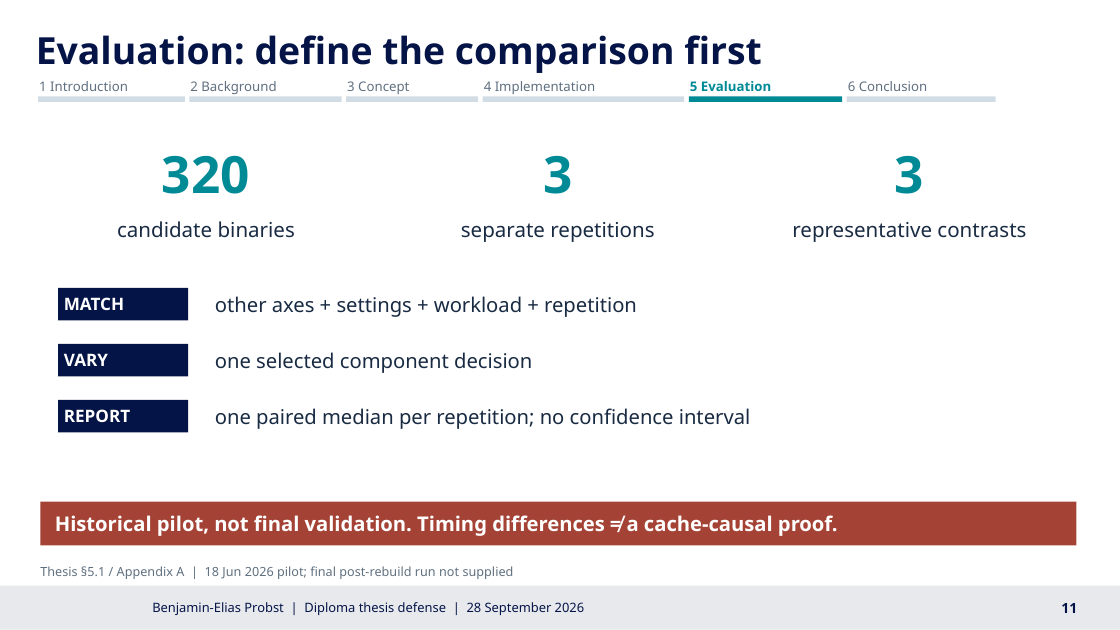
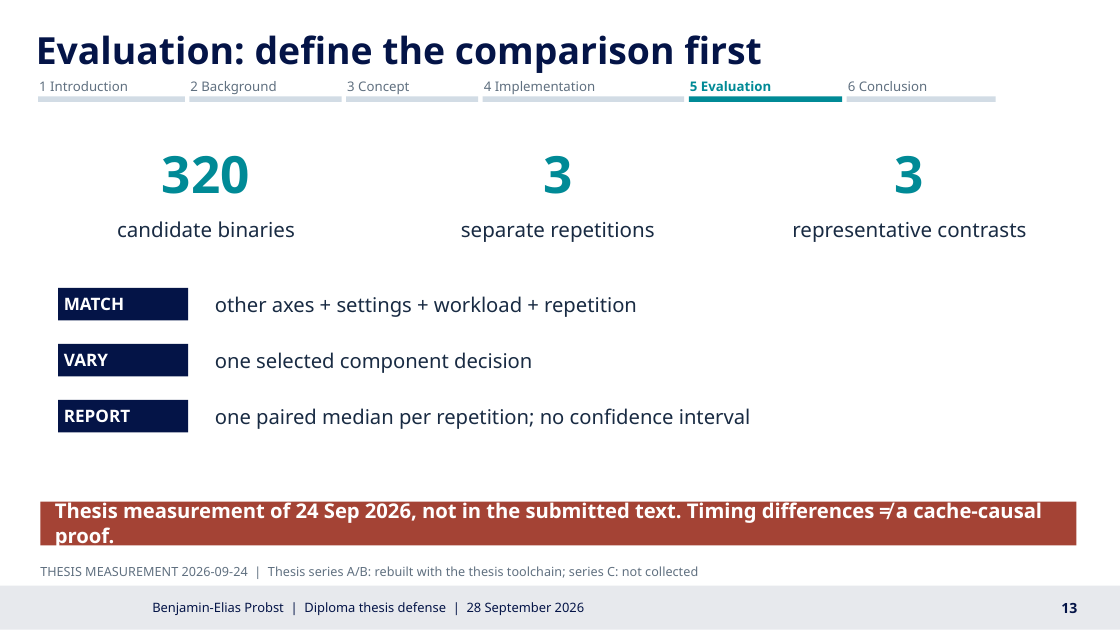
Before and after one commit to BenniProbst/probst-Diplomarbeit-cache-engine, a slide deck: slide 13 of docs/presentation/20260919 Cache_Engine_Defense_EN-cache-awareness_Composition.pptx (slide 11 before the commit). Drawn at 1120x630 pixels with LibreOffice and Linux fonts; fonts in the diff are those of the drawing; background and template pictures are left out. Boxes give left, top, right and bottom in pixels: in the first picture for what was removed or moved away, otherwise in the second. Text is boxed around its words. In the diff, an @@ line names an element or a change of style, - is before the commit and + after.

```diff
--- a/docs/presentation/20260919 Cache_Engine_Defense_EN-cache-awareness_Composition.pptx
+++ b/docs/presentation/20260919 Cache_Engine_Defense_EN-cache-awareness_Composition.pptx
@@ text at [55, 499, 1042, 550]: text changed @@
-Historical pilot, not final validation. Timing differences ≠ a cache-causal proof.
+Thesis measurement of 24 Sep 2026, not in the submitted text. Timing differences ≠ a cache-causal proof.
@@ text at [40, 566, 698, 578]: text changed @@
-Thesis §5.1 / Appendix A | 18 Jun 2026 pilot; final post-rebuild run not supplied
+THESIS MEASUREMENT 2026-09-24 | Thesis series A/B: rebuilt with the thesis toolchain; series C: not collected
@@ text at [1061, 603, 1077, 613]: text changed @@
-11
+13
```
Also in this commit, not shown: 15 other slides changed, 3 slides added, 3 other files.
